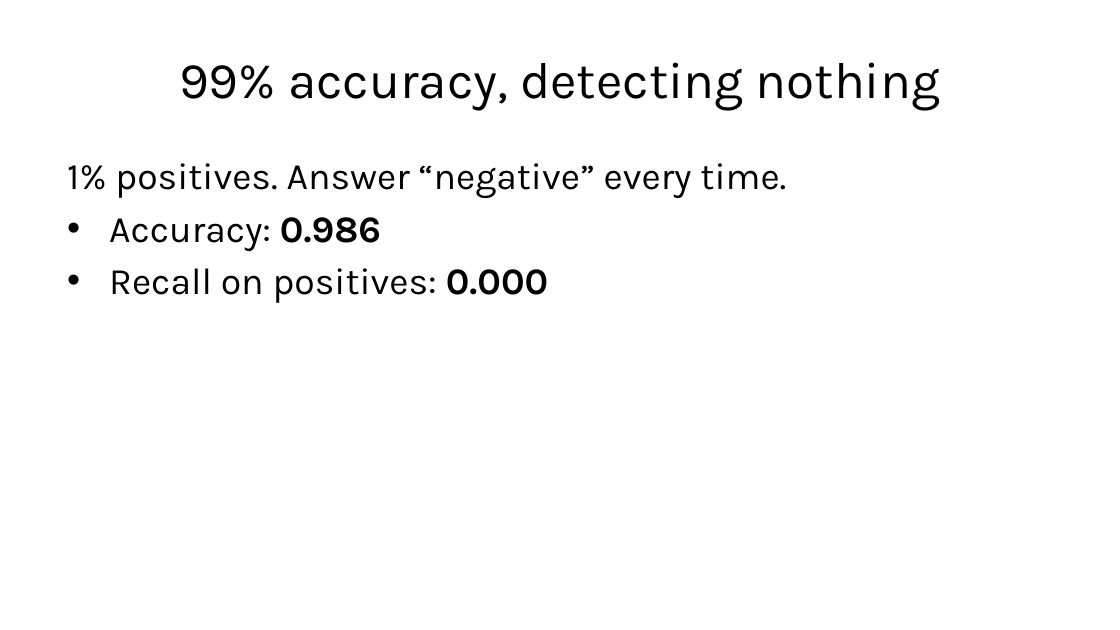
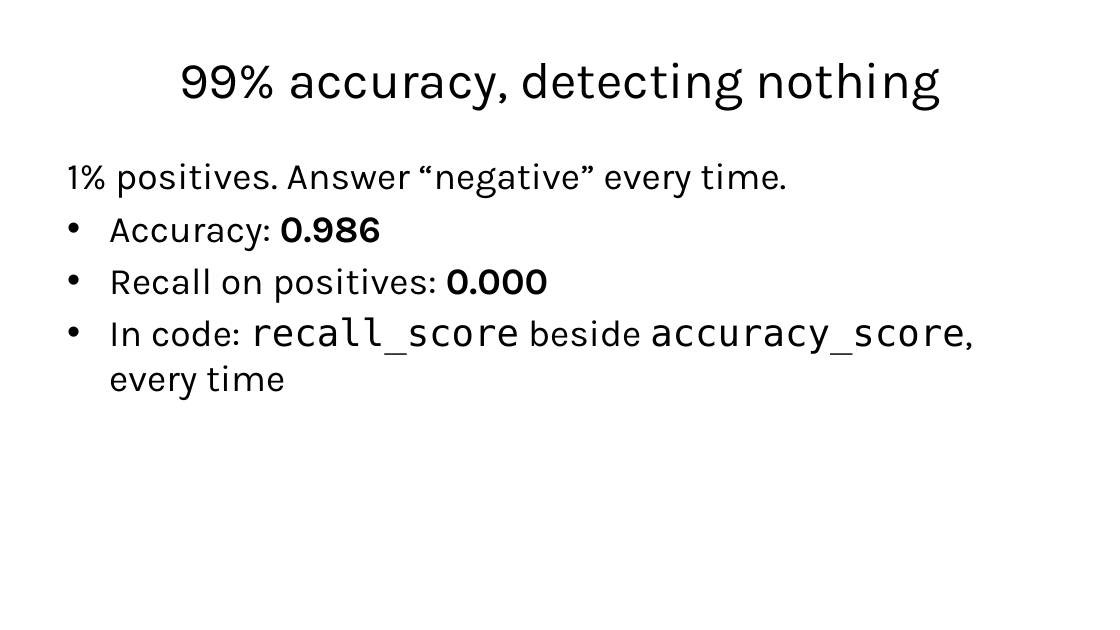
Before and after one commit to fabioantonini/technologies-for-artificial-intelligence, a slide deck: slide 63 of Lessons/01_introduction_and_workflow/Slides/introduction_and_workflow_slides.pptx. Drawn at 1120x630 pixels with LibreOffice and Linux fonts; fonts in the diff are those of the drawing; background and template pictures are left out. Boxes give left, top, right and bottom in pixels: in the first picture for what was removed or moved away, otherwise in the second. Text is boxed around its words. In the diff, an @@ line names an element or a change of style, - is before the commit and + after.

```diff
--- a/Lessons/01_introduction_and_workflow/Slides/introduction_and_workflow_slides.pptx
+++ b/Lessons/01_introduction_and_workflow/Slides/introduction_and_workflow_slides.pptx
@@ text at [109,317,972,400]: paragraph added @@
+• In code: recall_score beside accuracy_score, every time
```
Also in this commit, not shown: 9 other slides changed, 2 slides added, 2 slides removed, 6 other files.
